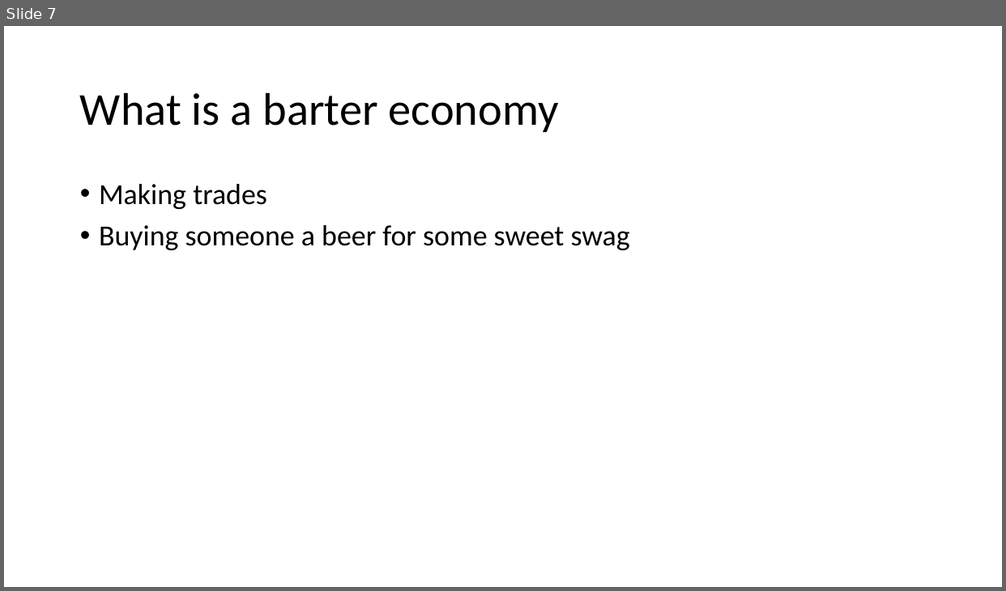
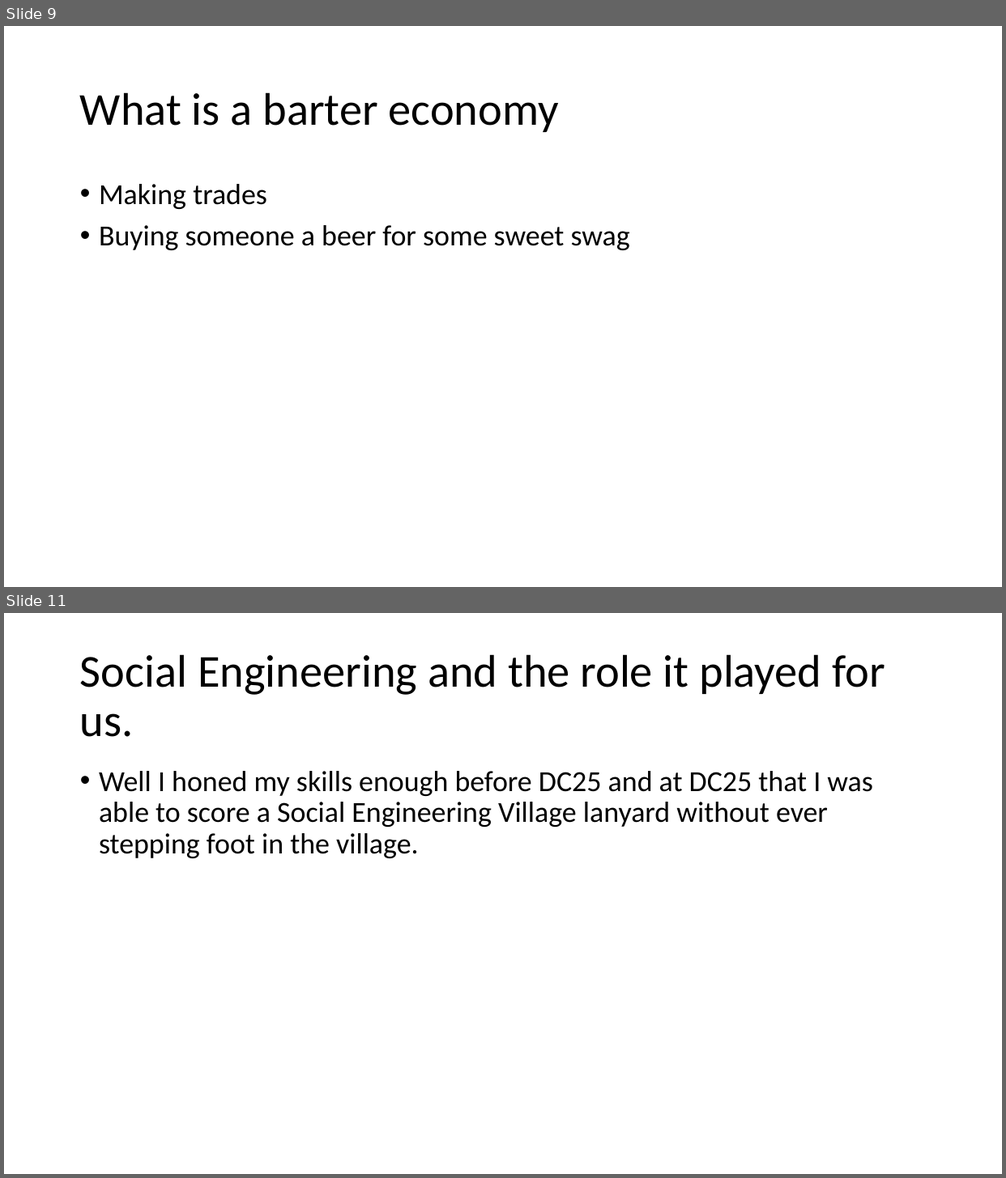
Before and after one commit to Kirball/b-sides-jax-talk, a slide deck: #BadgeLife, alternative currencies, the barter [Autosaved].pptx. Shown one above the other, each under a label of ours: slide 7 before the commit, slides 9 and 11 after it; the slides between them are not shown. The pictures are 1006x591 and 1006x1178 pixels, drawn with LibreOffice and Linux fonts; fonts in the diff are those of the drawing. Boxes give left, top, right and bottom in pixels: in the first picture for what was removed or moved away, otherwise in the second. Text is boxed around its words. In the diff, an @@ line names an element or a change of style, - is before the commit and + after.

```diff
--- a/#BadgeLife, alternative currencies, the barter [Autosaved].pptx
+++ b/#BadgeLife, alternative currencies, the barter [Autosaved].pptx
@@ slide 11 added at (4,613,1002,1174), background #FFFFFF @@
@@ title added at (80,654,884,737), 44 pt, text #000000 @@
+Social Engineering and the role it played for us.
@@ text added at (99,771,872,858), 28 pt, text #000000 @@
+• Well I honed my skills enough before DC25 and at DC25 that I was able to score a Social Engineering Village lanyard without ever stepping foot in the village.
@@ what was slide 7 is now slide 9 @@
```
Also in this commit, not shown: 1 slide changed, 3 other slides added, 1 slide removed.
